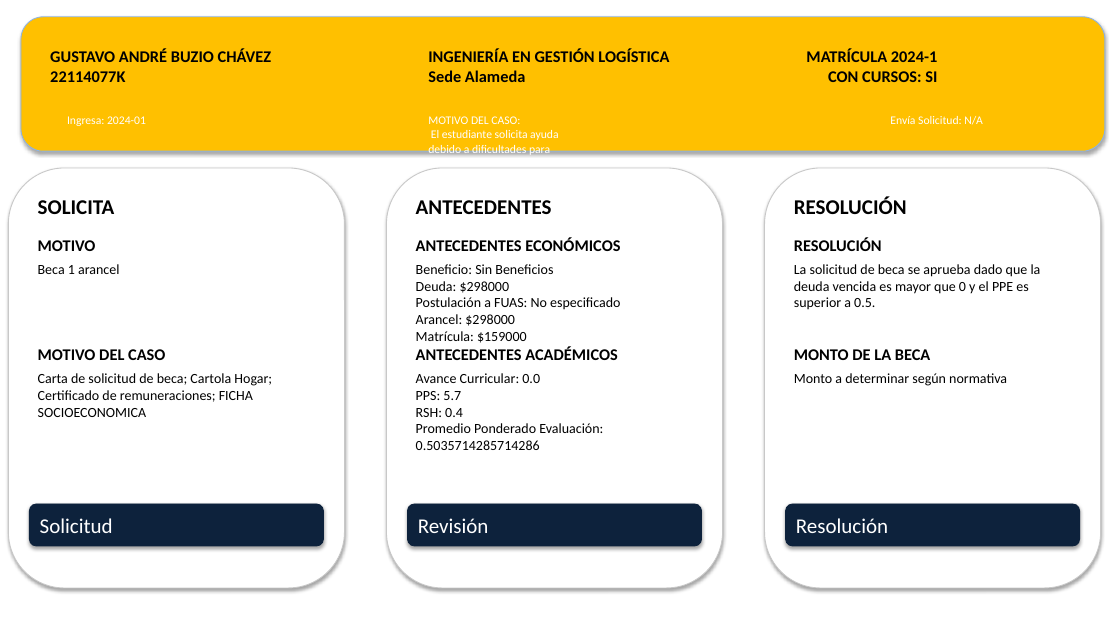
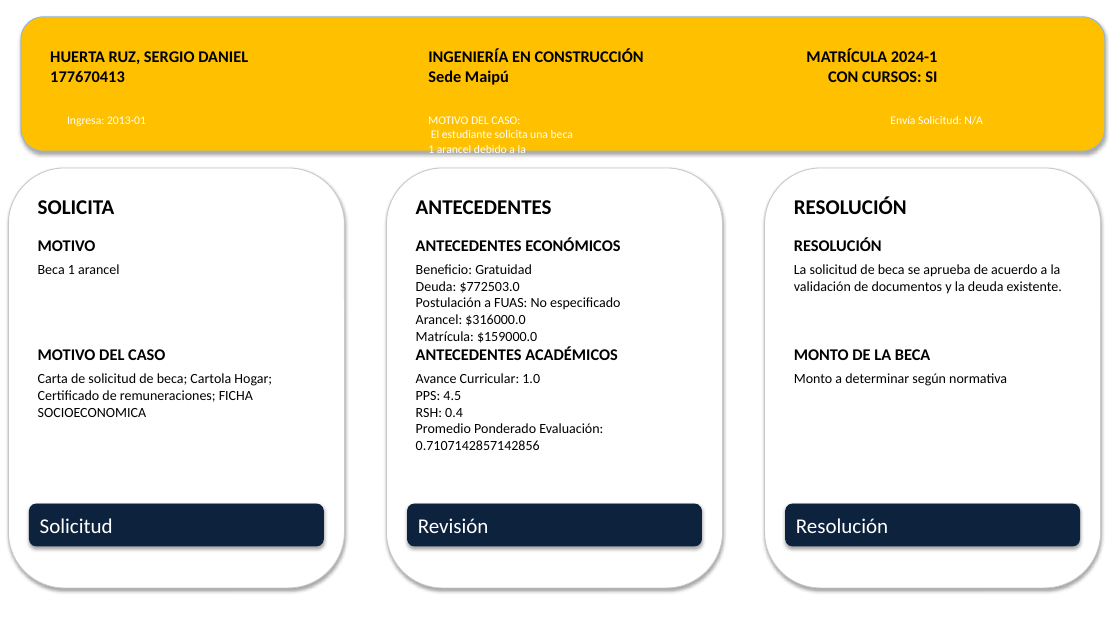
Before and after one commit to davidtroncosop/revdoc_ppt, a slide deck: slide 3 of propuestas_resolucion.pptx (slide 2 before the commit). Drawn at 1120x630 pixels with LibreOffice and Linux fonts; fonts in the diff are those of the drawing. Boxes give left, top, right and bottom in pixels: in the first picture for what was removed or moved away, otherwise in the second. Text is boxed around its words. In the diff, an @@ line names an element or a change of style, - is before the commit and + after.

```diff
--- a/propuestas_resolucion.pptx
+++ b/propuestas_resolucion.pptx
@@ text at bbox=[50, 51, 248, 82]: text changed @@
-GUSTAVO ANDRÉ BUZIO CHÁVEZ
-22114077K
+HUERTA RUZ, SERGIO DANIEL
+177670413
@@ text at bbox=[428, 49, 644, 85]: text changed @@
-INGENIERÍA EN GESTIÓN LOGÍSTICA
-Sede Alameda
+INGENIERÍA EN CONSTRUCCIÓN
+Sede Maipú
@@ text at bbox=[67, 116, 146, 126]: text changed @@
-Ingresa: 2024-01
+Ingresa: 2013-01
@@ text at bbox=[428, 116, 573, 170]: text changed @@
-MOTIVO DEL CASO:
-El estudiante solicita ayuda debido a dificultades para cubrir la cuota de arancel a partir de julio.
+MOTIVO DEL CASO:
+El estudiante solicita una beca 1 arancel debido a la insuficiencia de ingresos que enfrenta su familia.
@@ text at bbox=[416, 264, 532, 293]: text changed @@
-Beneficio: Sin Beneficios
-Deuda: $298000
+Beneficio: Gratuidad
+Deuda: $772503.0
@@ text at bbox=[794, 264, 1062, 294]: text changed @@
-La solicitud de beca se aprueba dado que la deuda vencida es mayor que 0 y el PPE es superior a 0.5.
+La solicitud de beca se aprueba de acuerdo a la validación de documentos y la deuda existente.
@@ text at bbox=[416, 314, 537, 343]: text changed @@
-Arancel: $298000
-Matrícula: $159000
+Arancel: $316000.0
+Matrícula: $159000.0
@@ text at bbox=[416, 373, 540, 400]: text changed @@
-Avance Curricular: 0.0
-PPS: 5.7
+Avance Curricular: 1.0
+PPS: 4.5
@@ text at bbox=[416, 423, 603, 450]: text changed @@
-Promedio Ponderado Evaluación: 0.5035714285714286
+Promedio Ponderado Evaluación: 0.7107142857142856
```
Also in this commit, not shown: 2 other slides changed, 26 slides added, 2 other files.
